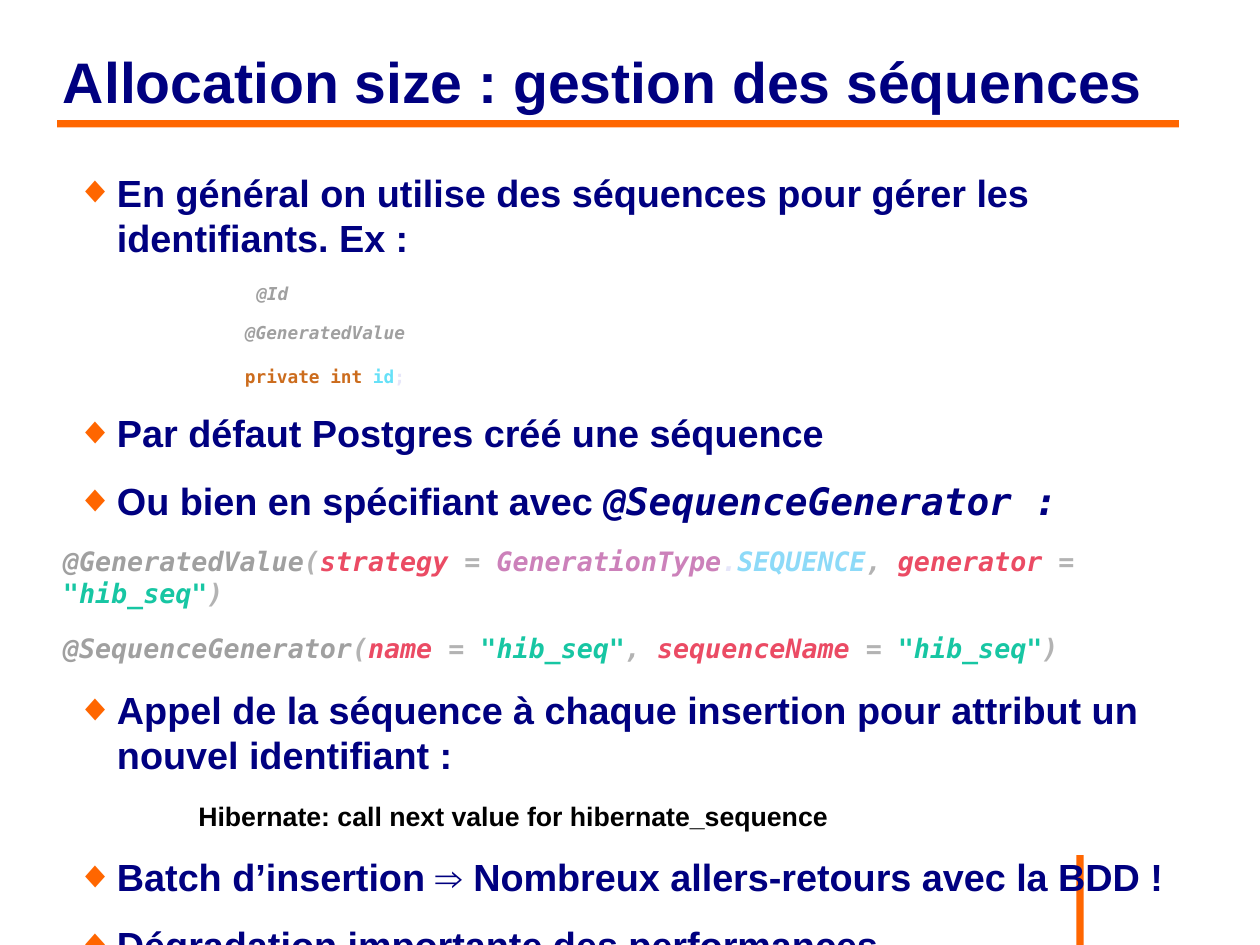
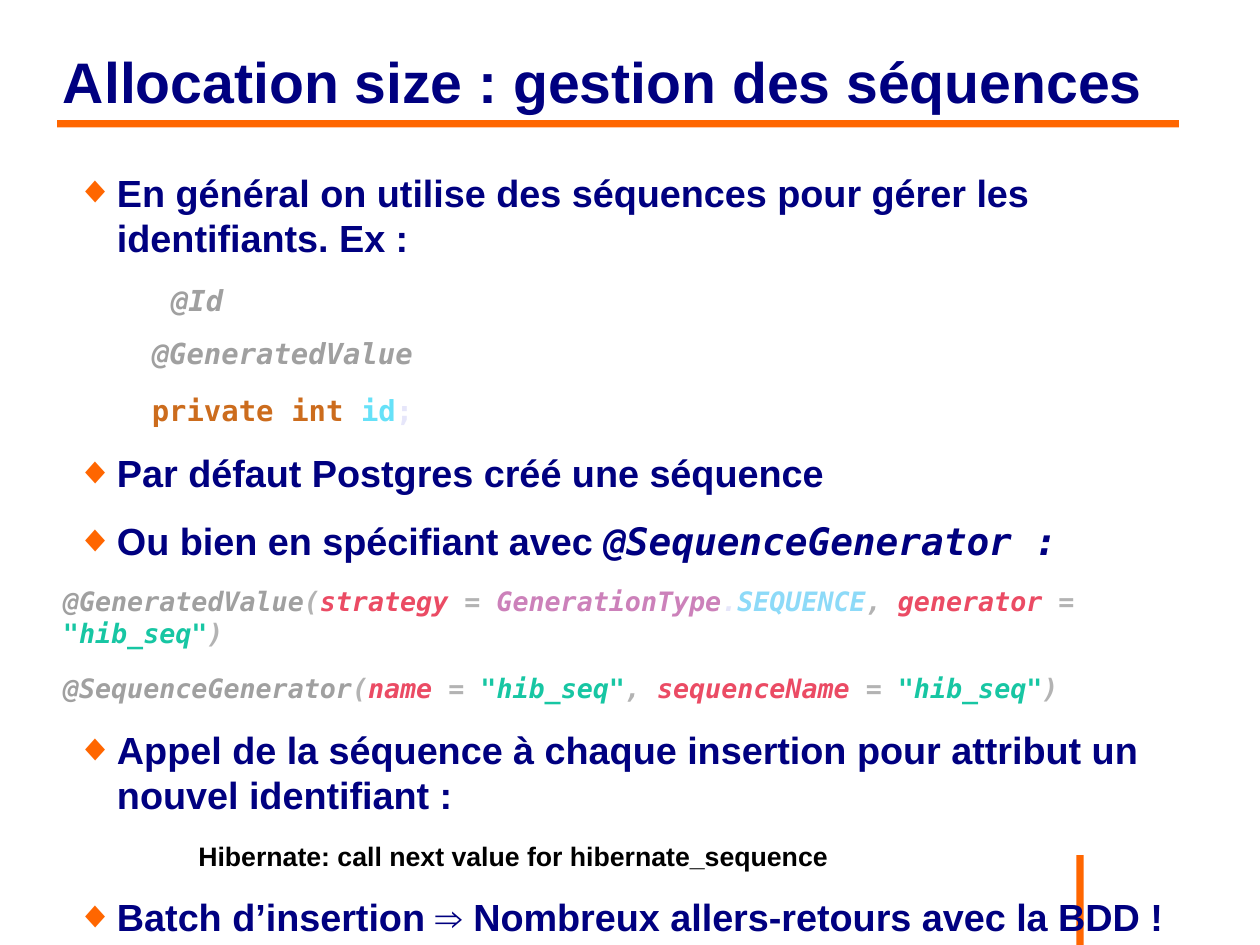
Before and after one commit to philphils/formation-hibernate-avancee, a slide deck: slide 23 of Documentation/diapo_formation_hibernate_avancee.odp. Drawn at 1260x945 pixels with LibreOffice and Linux fonts; fonts in the diff are those of the drawing; background and template pictures are left out. Boxes give left, top, right and bottom in pixels: in the first picture for what was removed or moved away, otherwise in the second. Text is boxed around its words. In the diff, an @@ line names an element or a change of style, - is before the commit and + after.

```diff
--- a/Documentation/diapo_formation_hibernate_avancee.odp
+++ b/Documentation/diapo_formation_hibernate_avancee.odp
@@ text at (152, 289, 413, 427): size 11.2 to 18.2 pt in "@Id", "@GeneratedValue", "private int id;" @@
```
Also in this commit, not shown: 9 other slides changed, 1 slide added, 7 other files.
